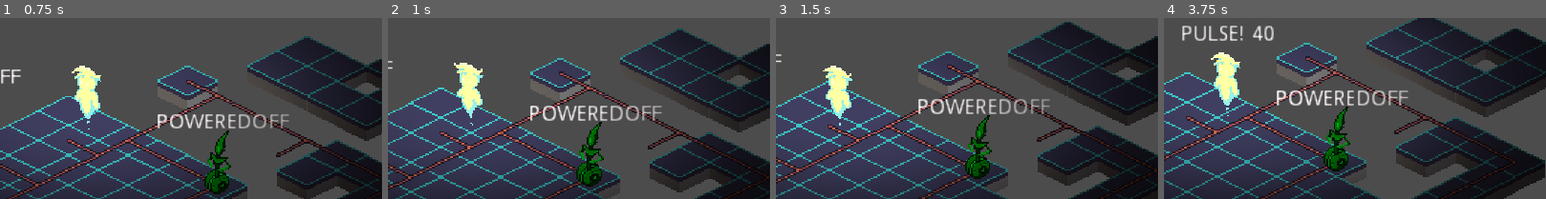
Above: before the commit, frames 1-4 (left to right).
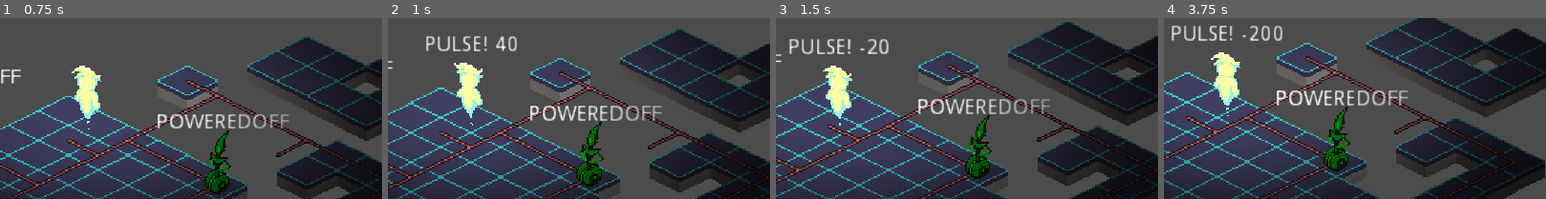
Above: after the commit, the same moments.

Repository: best-godot-team-ever/GoGodotJam
Game: Godot game, scene res://src/Levels/TestLevel.tscn
Same seed, same stepped clock (60 frames per second), same inputs: the game is played once before the commit and once after it.
Inputs (mouse positions are % of the whole screen's width and height, from its top left):
- Up to frame 1 (0.75 s): tap Enter at 0.5 s; move the mouse to (72, 32) at 0.52 s; press the mouse at (72, 32) at 0.53 s; hold D (right) from 0.53 s (still down)
- Up to frame 2 (1 s): keep holding D (right); right-click (72, 32) at 0.8 s
- Up to frame 3 (1.5 s): move the mouse to (30, 45) at 1.27 s; release D (right) at 1.28 s; release the mouse at (30, 45) at 1.28 s; hold S (down) from 1.28 s (still down); right-click (30, 45) at 1.35 s
- Up to frame 4 (3.75 s): click (30, 45) at 1.55 s; move the mouse to (60, 11) at 2.02 s; release S (down) at 2.03 s; press the mouse at (60, 11) at 2.03 s; hold D (right) 2.03-2.78 s; right-click (60, 11) at 2.3 s; move the mouse to (45, 63) at 2.77 s; release the mouse at (45, 63) at 2.78 s; hold W (up) 2.78-3.53 s; tap Q (pulse) at 2.85 s; click (45, 63) at 3.05 s; move the mouse to (80, 57) at 3.52 s; hold A (left) from 3.53 s (still down); hold Right mouse button (right_click) from 3.53 s (still down)
The pictures show only the part of the screen within x 40-90%, y 12-62%; the shares and areas given below are measured in that part.

Frame 1 is identical in both runs. In frame 2, 0.8% of the frame differs, in the area x 10-34%, y 10-19%; in frame 3, 0.9%; in frame 4, 1.4%, in the area x 2-31%, y 4-13%.
Error after the commit: Invalid get index 'player_entity_id' (on base: 'Node (TurnManager.gd)'). (res://src/Entity/Enemy/Grabber.gd:27)

Commit message:
temp push

Diff:
--- a/Resources/WireTileset.tres
+++ b/Resources/WireTileset.tres
@@ -1,6 +1,7 @@
 [gd_resource type="TileSet" load_steps=2 format=2]
 
-[ext_resource path="res://assets/WireTileset.png" type="Texture" id=1]
+[ext_resource path="res://assets/Tiles/WireTileset.png" type="Texture" id=1]
+
 
 [resource]
 0/name = "WireTileset.png 0"
--- a/src/Entity/Player/Player.gd
+++ b/src/Entity/Player/Player.gd
@@ -24,13 +24,11 @@
 	_movable_cells = _get_movable_cells(get_current_position())
 	_is_turn = true
 
-
 func _set_new_cells(current_position: Vector2) -> void:
 	_new_cell_up = get_current_position() + Vector2.UP
 	_new_cell_down = get_current_position() + Vector2.DOWN
 	_new_cell_left = get_current_position() + Vector2.LEFT
 	_new_cell_right = get_current_position() + Vector2.RIGHT
-
 
 func _get_movable_cells(current_position : Vector2) -> Array:
 	var out : Array
@@ -42,7 +40,7 @@
 		out.append(test_cell)
 	return out
 
-func _move_to(new_cell: Vector2) -> void:
+func move_to(new_cell: Vector2) -> void:
 	.move_on_map(new_cell - get_current_position())
 	_board_manager.set_energy(new_cell, 3)
 	_end_turn()
@@ -50,7 +48,6 @@
 func _wait() -> void:
 	_board_manager.get_cell(get_current_position()).get("energy_level") + 1
 	_end_turn()
-
 
 func _pulse() -> void:
 	if health <= 60:
@@ -72,13 +69,13 @@
 	if _is_turn:
 		if event.is_pressed() and not event.is_echo():
 			if event.is_action("up") and _new_cell_up in _movable_cells:
-				_move_to(_new_cell_up)
+				move_to(_new_cell_up)
 			elif event.is_action("down") and _new_cell_down in _movable_cells:
-				_move_to(_new_cell_down)
+				move_to(_new_cell_down)
 			elif event.is_action("left") and _new_cell_left in _movable_cells:
-				_move_to(_new_cell_left)
+				move_to(_new_cell_left)
 			elif event.is_action("right") and _new_cell_right in _movable_cells:
-				_move_to(_new_cell_right)
+				move_to(_new_cell_right)
 			elif event.is_action("pulse"):
 				_pulse()
 			elif event.is_action("wait"):
--- a/src/UI/Coursor.gd
+++ b/src/UI/Coursor.gd
@@ -15,9 +15,6 @@
 
 	if event.is_action_pressed("left_click"):
 		cell = _board_manager.world_to_map(position)
+		if cell in _player._movable_cells:
+			_player.move_to(cell)
 		get_tree().set_input_as_handled()
-
-
-	if event.is_action_pressed("right_click"):
-		cell = _board_manager.world_to_map(position)
-		get_tree().set_input_as_handled()
Renamed: assets/WireTileset.png -> assets/Tiles/WireTileset.png
Not shown, changed: assets/Tiles/WireTileset.png.import
